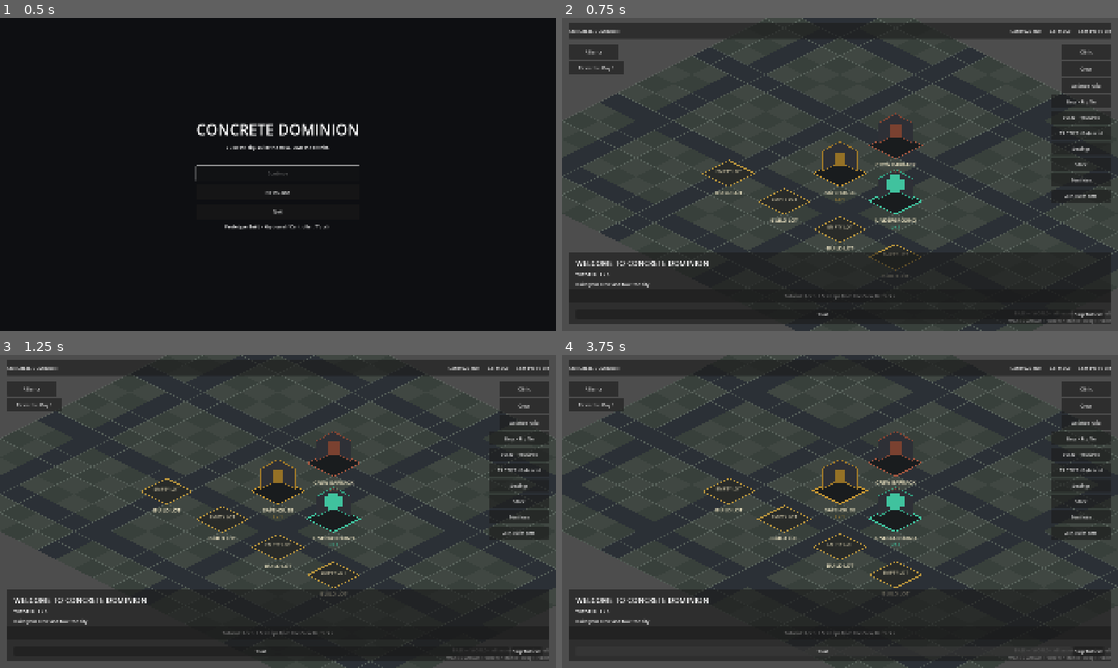
Above: before the commit, frames 1-4 (two rows, left to right).
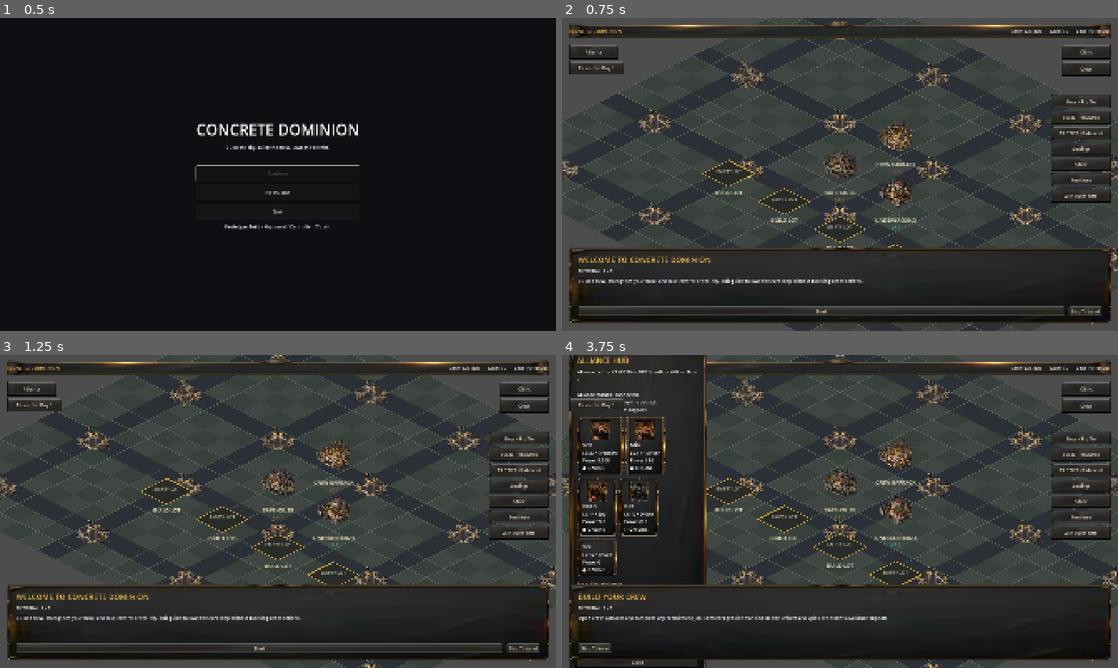
Above: after the commit, the same moments.

Repository: betasio/ConcreteDominion
Game: Godot game, scene res://scenes/core/Boot.tscn
Two runs of this game, one before a commit and one after it. Both use one fixed random seed, a clock stepped at 60 frames per second and the inputs below.
Inputs (mouse positions are in pixels of both pictures, inside the frame that each line leads up to):
- Up to frame 1 (0.5 s): no input
- Up to frame 2 (0.75 s): click "New Game" at 0.5 s
- Up to frame 3 (1.25 s): no input
- Up to frame 4 (3.75 s): click "Start" at 1.25 s; click (823, 652) at 2 s, where only the run before the commit has a clickable "Start"; click "Alliance" at 2.75 s; click (639, 649) at 3.5 s, where only the run after the commit has a clickable "Post: Ready for the next hit."

Frame 1 is identical in both runs. In frame 2, 11% of the frame differs, in the area x 0-100%, y 0-98%; in frame 3, 11%; in frame 4, 26%, in the area x 0-100%, y 0-100%.
Error before the commit: Parse Error: Too few arguments for "setup()" call. Expected at least 7 but received 6. (res://scripts/core/Main.gd:155)

Commit message:
Wire loot rewards into Chapter 1 milestones

Diff:
--- a/scripts/core/Main.gd
+++ b/scripts/core/Main.gd
@@ -155,6 +155,7 @@
 	mission_tracker.setup(
 		progression,
 		economy,
+		loot_inventory,
 		city_map,
 		recruitment_queue,
 		construction_queue,
